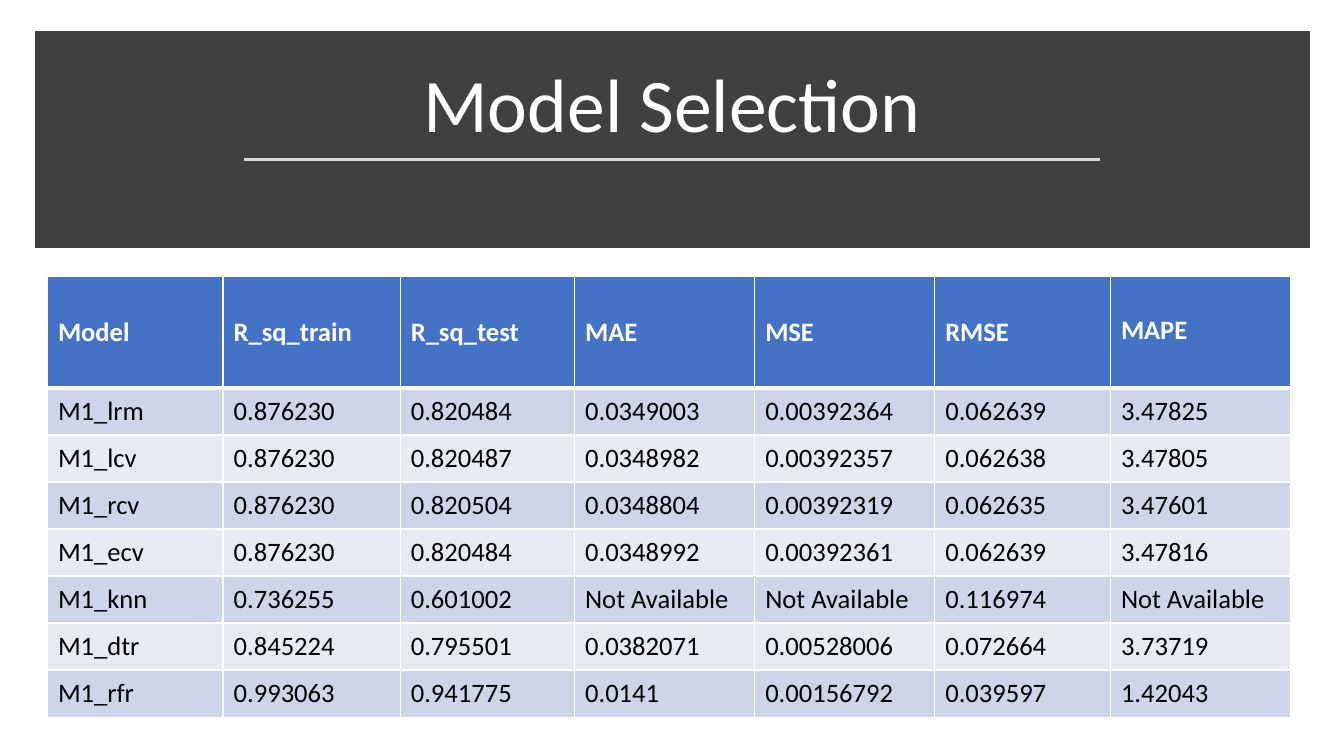
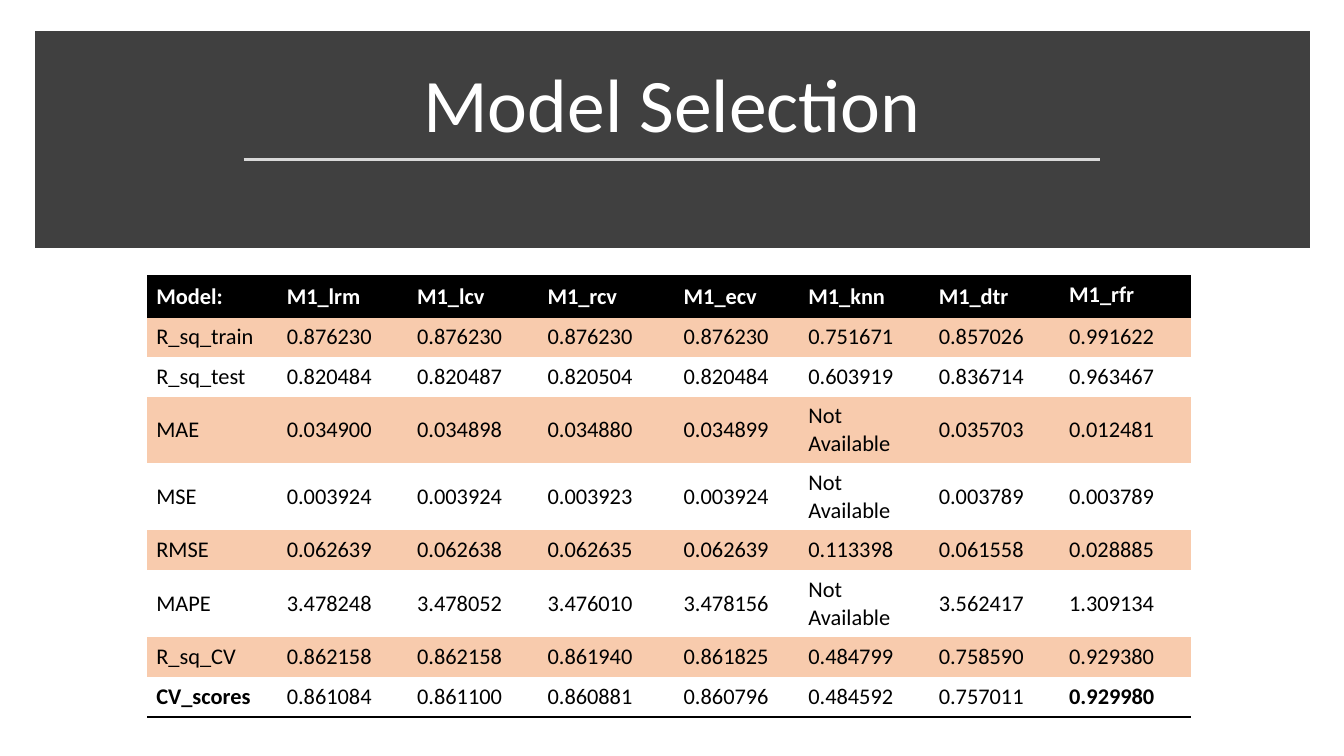
Before and after one commit to kathieking/Thinkful, a slide deck: slide 23 of Capstone 3.pptx. Drawn at 1344x756 pixels with LibreOffice and Linux fonts; fonts in the diff are those of the drawing. Boxes give left, top, right and bottom in pixels: in the first picture for what was removed or moved away, otherwise in the second. Text is boxed around its words. In the diff, an @@ line names an element or a change of style, - is before the commit and + after.

```diff
--- a/Capstone 3.pptx
+++ b/Capstone 3.pptx
@@ table at (147, 276, 1189, 717) @@
-Model | R_sq_train | R_sq_test | MAE | MSE | RMSE | MAPE
-M1_lrm | 0.876230 | 0.820484 | 0.0349003 | 0.00392364 | 0.062639 | 3.47825
-M1_lcv | 0.876230 | 0.820487 | 0.0348982 | 0.00392357 | 0.062638 | 3.47805
-M1_rcv | 0.876230 | 0.820504 | 0.0348804 | 0.00392319 | 0.062635 | 3.47601
-M1_ecv | 0.876230 | 0.820484 | 0.0348992 | 0.00392361 | 0.062639 | 3.47816
-M1_knn | 0.736255 | 0.601002 | Not Available | Not Available | 0.116974 | Not Available
-M1_dtr | 0.845224 | 0.795501 | 0.0382071 | 0.00528006 | 0.072664 | 3.73719
-M1_rfr | 0.993063 | 0.941775 | 0.0141 | 0.00156792 | 0.039597 | 1.42043
+Model: | M1_lrm | M1_lcv | M1_rcv | M1_ecv | M1_knn | M1_dtr | M1_rfr
+R_sq_train | 0.876230 | 0.876230 | 0.876230 | 0.876230 | 0.751671 | 0.857026 | 0.991622
+R_sq_test | 0.820484 | 0.820487 | 0.820504 | 0.820484 | 0.603919 | 0.836714 | 0.963467
+MAE | 0.034900 | 0.034898 | 0.034880 | 0.034899 | Not Available | 0.035703 | 0.012481
+MSE | 0.003924 | 0.003924 | 0.003923 | 0.003924 | Not Available | 0.003789 | 0.003789
+RMSE | 0.062639 | 0.062638 | 0.062635 | 0.062639 | 0.113398 | 0.061558 | 0.028885
+MAPE | 3.478248 | 3.478052 | 3.476010 | 3.478156 | Not Available | 3.562417 | 1.309134
+R_sq_CV | 0.862158 | 0.862158 | 0.861940 | 0.861825 | 0.484799 | 0.758590 | 0.929380
+CV_scores | 0.861084 | 0.861100 | 0.860881 | 0.860796 | 0.484592 | 0.757011 | 0.929980
@@ table: place and size @@
-table at (47, 276, 1292, 717)
+table at (147, 276, 1189, 717)
```
Also in this commit, not shown: 8 other slides changed, 2 slides added, 1 slide removed.
